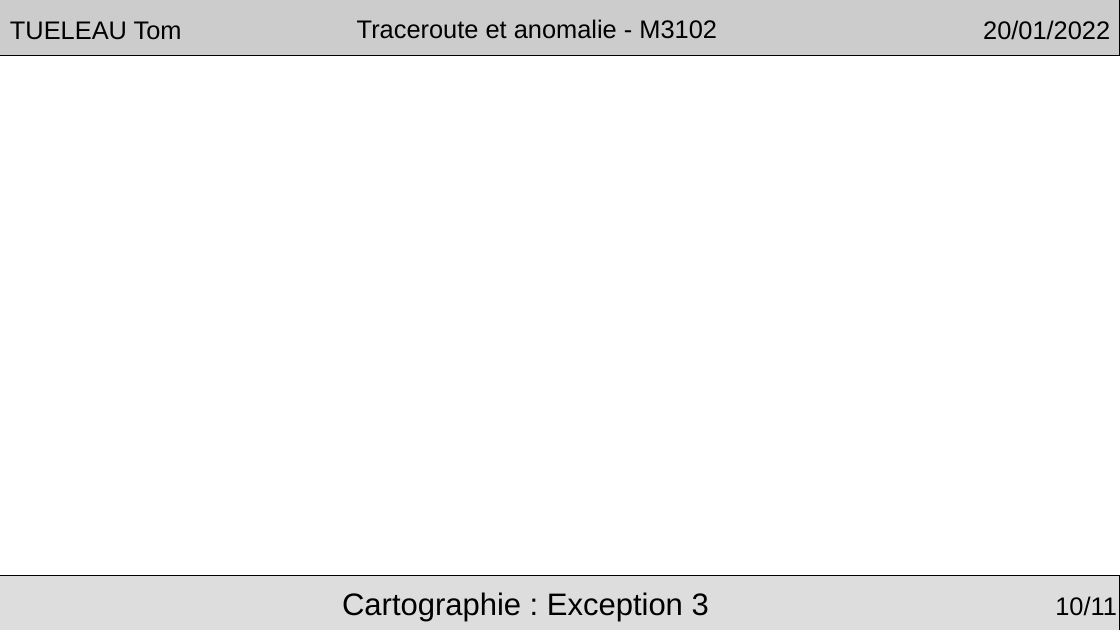
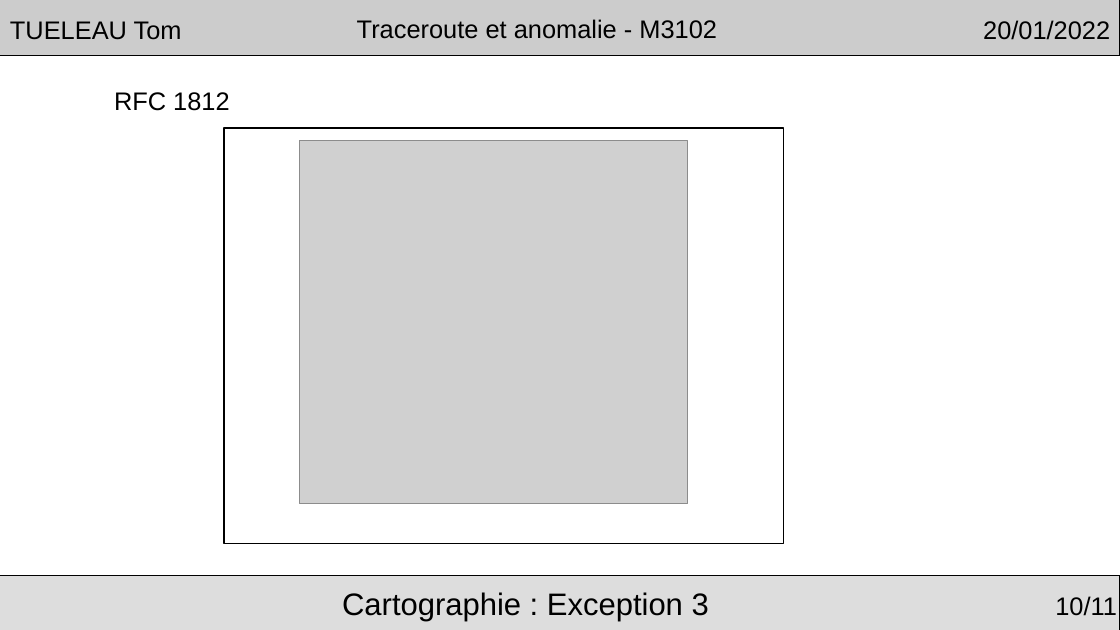
Before and after one commit to Arakio34/tomtraceroute, a slide deck: slide 10 of rfc/presentationM3102.odp. Drawn at 1120x630 pixels with LibreOffice and Linux fonts; fonts in the diff are those of the drawing; grey boxes stand for pictures; background and template pictures are left out. Boxes give left, top, right and bottom in pixels: in the first picture for what was removed or moved away, otherwise in the second. Text is boxed around its words. In the diff, an @@ line names an element or a change of style, - is before the commit and + after.

```diff
--- a/rfc/presentationM3102.odp
+++ b/rfc/presentationM3102.odp
@@ text added at <box>114,92,229,111</box>, 18 pt, text #000000 @@
+RFC 1812
@@ rectangle added at <box>224,128,784,544</box>, outline #000000 0.79 pt @@
@@ picture added at <box>300,141,688,504</box> @@
```
Also in this commit, not shown: 5 other slides changed, 1 slide added, 1 slide removed, 2 other files.
